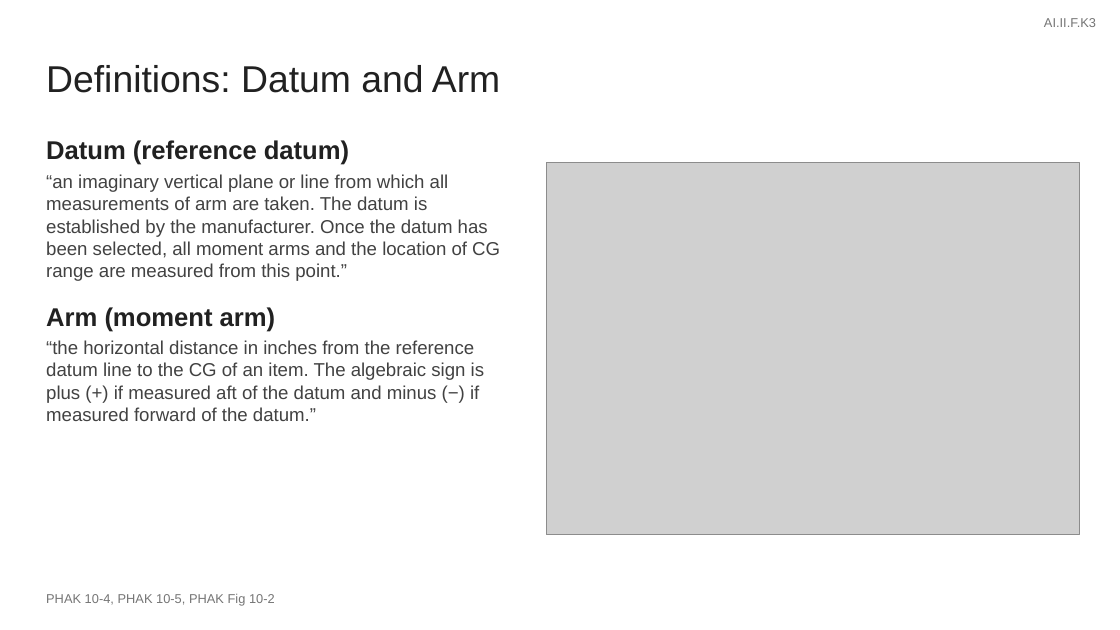
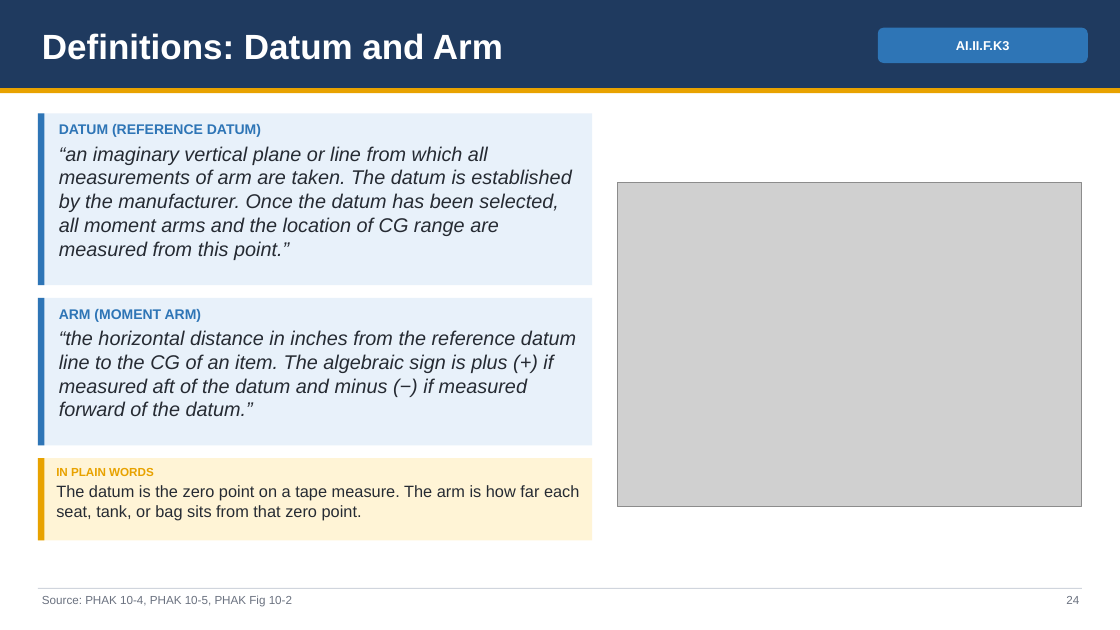
Before and after one commit to greenleeezekial1-glitch/Claude, a slide deck: slide 24 of Missed Codes Review/Missed Codes Review - Slides.pptx (slide 17 before the commit). Drawn at 1120x630 pixels with LibreOffice and Linux fonts; fonts in the diff are those of the drawing; grey boxes stand for pictures. Boxes give left, top, right and bottom in pixels: in the first picture for what was removed or moved away, otherwise in the second. Text is boxed around its words. In the diff, an @@ line names an element or a change of style, - is before the commit and + after.

```diff
--- a/Missed Codes Review/Missed Codes Review - Slides.pptx
+++ b/Missed Codes Review/Missed Codes Review - Slides.pptx
@@ rectangle added at [0, 0, 1120, 88], fill #1F3A5F @@
@@ text "Definitions: Datum and Arm": place and size @@
-text "Definitions: Datum and Arm" at [46, 65, 500, 93]
+text "Definitions: Datum and Arm" at [42, 33, 503, 60]
@@ text "Definitions: Datum and Arm" at [42, 33, 503, 60]: size 32 to 30 pt, text colour #212121 to #FFFFFF, bold on; less space between paragraphs @@
@@ rounded rectangle "AI.II.F.K3": place and size @@
-rounded rectangle "AI.II.F.K3" at [1044, 18, 1096, 27]
+rounded rectangle "AI.II.F.K3" at [878, 28, 1088, 63]
@@ rounded rectangle "AI.II.F.K3" at [878, 28, 1088, 63]: text colour #757575 to #FFFFFF, bold on; alignment right to centre; less space between paragraphs; vertical alignment top to middle; fill none to #2E75B6 @@
@@ rectangle added at [0, 88, 1120, 93], fill #E8A200 @@
@@ rectangle added at [38, 113, 592, 286], fill #E8F1FA @@
@@ rectangle added at [38, 113, 45, 286], fill #2E75B6 @@
@@ text "DATUM (REFERENCE DATUM)": place and size @@
-text "DATUM (REFERENCE DATUM)" at [46, 140, 500, 421]
+text "DATUM (REFERENCE DATUM)" at [59, 124, 571, 260]
@@ text at [59, 124, 261, 137]: text changed; size 22 to 12 pt; text colour #212121 to #2E75B6 @@
-Datum (reference datum)
+DATUM (REFERENCE DATUM)
@@ text at [59, 146, 571, 260]: size 16 to 17 pt, text colour #424242 to #262B33, italic on; less space between paragraphs @@
@@ picture: place and size @@
-picture at [546, 163, 1080, 535]
+picture at [618, 182, 1082, 507]
@@ rectangle added at [38, 298, 592, 446], fill #E8F1FA @@
@@ rectangle added at [38, 298, 45, 446], fill #2E75B6 @@
@@ text at [46, 307, 484, 421]: paragraphs removed @@
-Arm (moment arm)
-“the horizontal distance in inches from the reference datum line to the CG of an item. The algebraic sign is plus (+) if measured aft of the datum and minus (−) if measured forward of the datum.”
@@ text added at [59, 309, 576, 416], 17 pt, text #262B33, italic @@
+ARM (MOMENT ARM)
+“the horizontal distance in inches from the reference datum line to the CG of an item. The algebraic sign is plus (+) if measured aft of the datum and minus (−) if measured forward of the datum.”
@@ rectangle added at [38, 458, 592, 540], fill #FFF4D6 @@
@@ rectangle added at [38, 458, 45, 540], fill #E8A200 @@
@@ text added at [56, 468, 579, 520], 14 pt, text #262B33 @@
+IN PLAIN WORDS
+The datum is the zero point on a tape measure. The arm is how far each seat, tank, or bag sits from that zero point.
@@ rectangle added at [38, 588, 1082, 589], fill #D0D5DD @@
@@ text at [42, 595, 292, 607]: text changed; size 11 to 10 pt; text colour #757575 to #6B7280 @@
-PHAK 10-4, PHAK 10-5, PHAK Fig 10-2
+Source: PHAK 10-4, PHAK 10-5, PHAK Fig 10-2
@@ text added at [1066, 596, 1079, 604], 10 pt, text #6B7280 @@
+24
```
Also in this commit, not shown: 37 other slides changed, 24 slides added, 6 slides removed, 12 other files.
